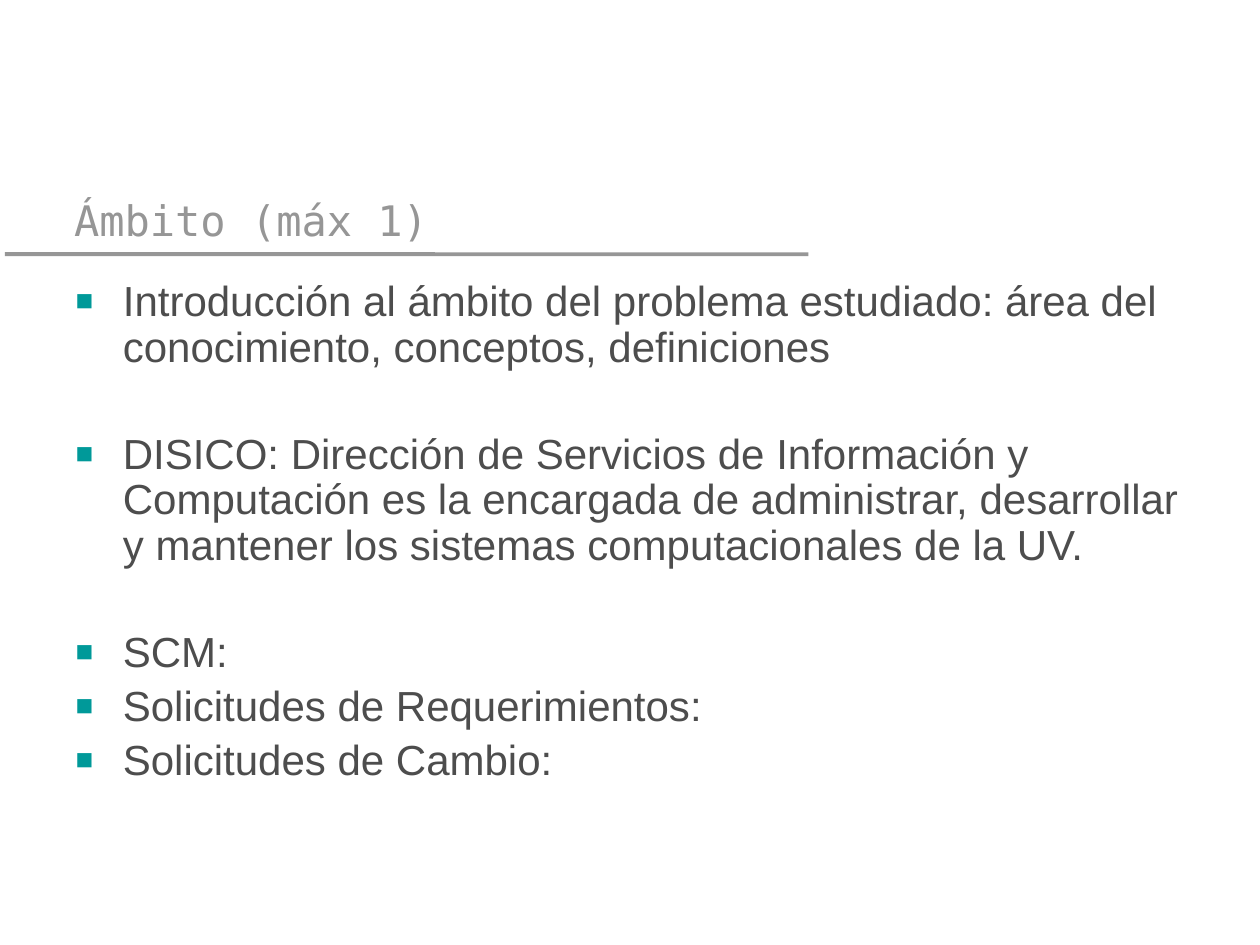
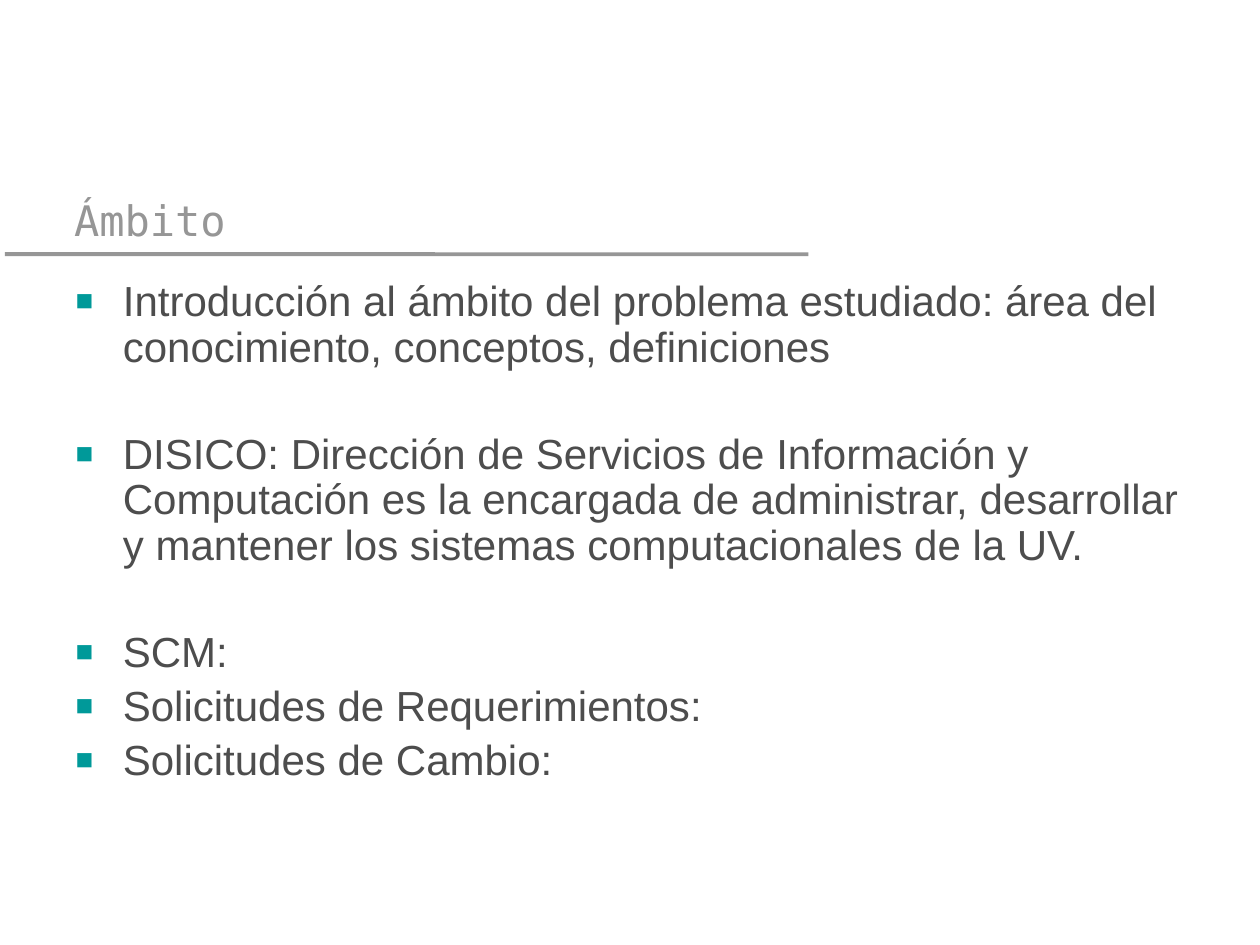
Before and after one commit to yano2h/TESIS, a slide deck: slide 3 of Presentaciones/Plantilla Pres 2_2012.pptx. Drawn at 1260x945 pixels with LibreOffice and Linux fonts; fonts in the diff are those of the drawing; background and template pictures are left out. Boxes give left, top, right and bottom in pixels: in the first picture for what was removed or moved away, otherwise in the second. Text is boxed around its words. In the diff, an @@ line names an element or a change of style, - is before the commit and + after.

```diff
--- a/Presentaciones/Plantilla Pres 2_2012.pptx
+++ b/Presentaciones/Plantilla Pres 2_2012.pptx
@@ title at (x1=74, y1=201, x2=226, y2=237): text changed @@
-Ámbito (máx 1)
+Ámbito
```
Also in this commit, not shown: 4 other slides changed, 1 slide removed.
